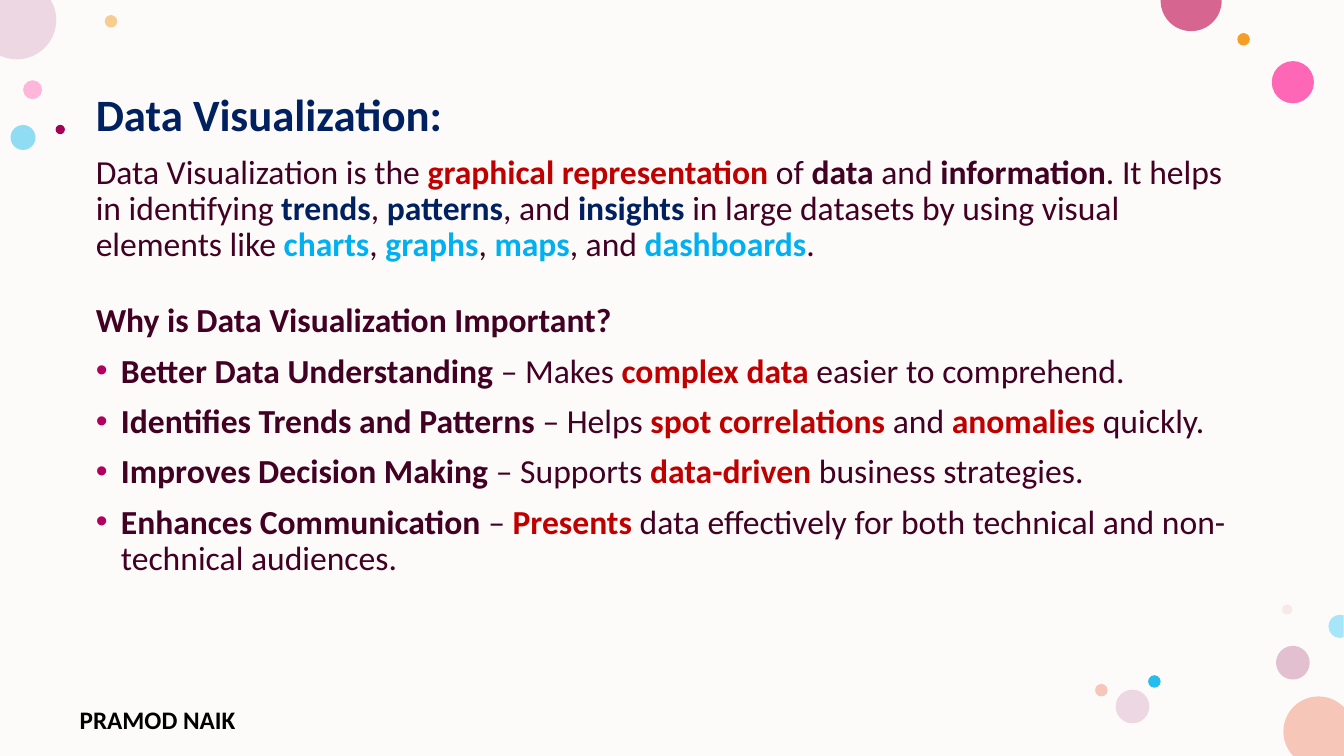
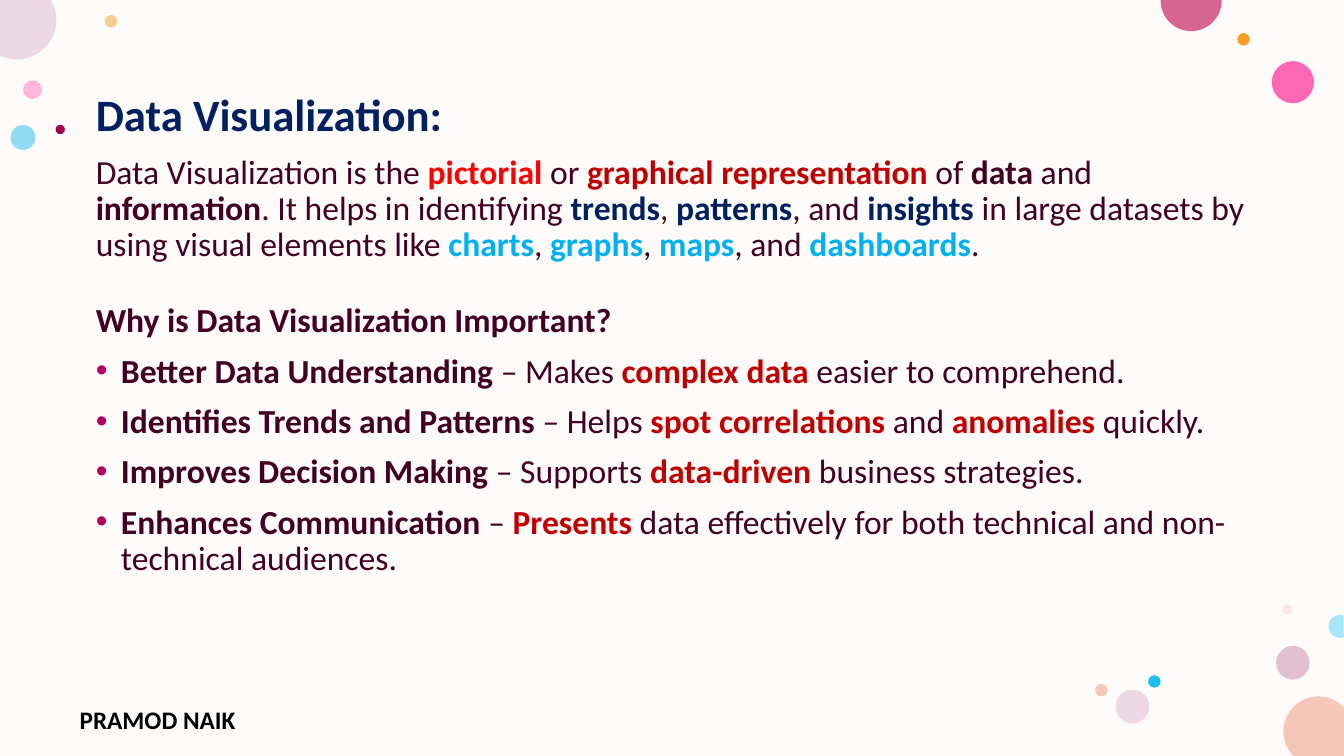
Before and after one commit to PRAMODNAIK-DEV/MCA-2nd-Sem-ML-Data-Analytics-Shridevi-College, a slide deck: slide 5 of Theory Class-Notes/Unit-5 Data Analytics and Real-World Applications.pptx. Drawn at 1344x756 pixels with LibreOffice and Linux fonts; fonts in the diff are those of the drawing; background and template pictures are left out. Boxes give left, top, right and bottom in pixels: in the first picture for what was removed or moved away, otherwise in the second. Text is boxed around its words. In the diff, an @@ line names an element or a change of style, - is before the commit and + after.

```diff
--- a/Theory Class-Notes/Unit-5 Data Analytics and Real-World Applications.pptx
+++ b/Theory Class-Notes/Unit-5 Data Analytics and Real-World Applications.pptx
@@ text at [96,160,1244,262]: text changed @@
-Data Visualization is the graphical representation of data and information. It helps in identifying trends, patterns, and insights in large datasets by using visual elements like charts, graphs, maps, and dashboards.
+Data Visualization is the pictorial or graphical representation of data and information. It helps in identifying trends, patterns, and insights in large datasets by using visual elements like charts, graphs, maps, and dashboards.
```
Also in this commit, not shown: 2 other slides changed, 23 slides added, 6 slides removed, 1 other file.
